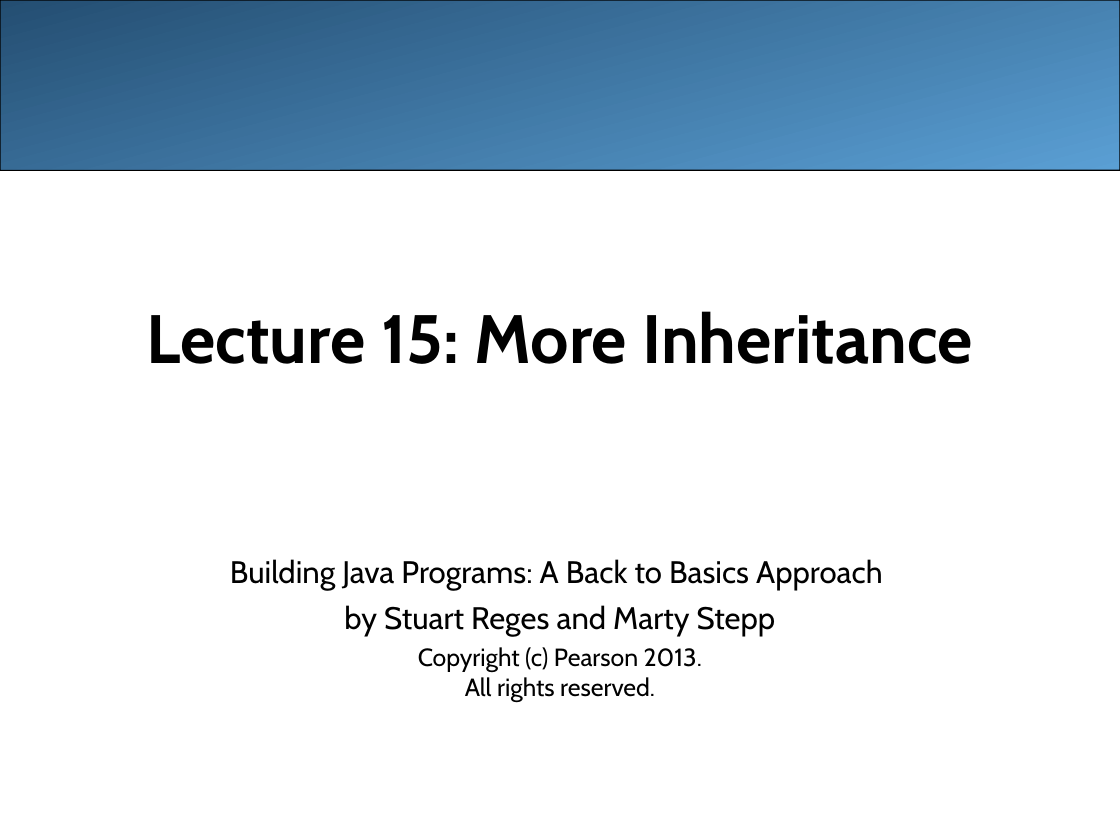
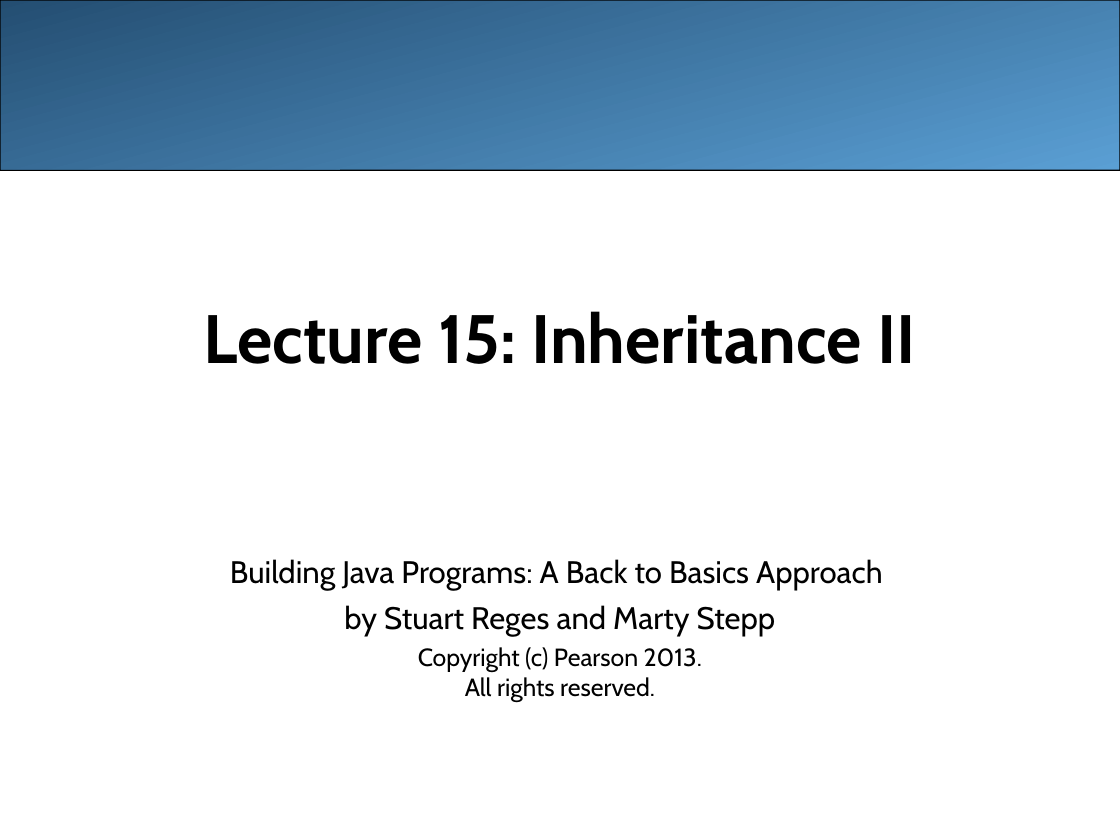
Before and after one commit to LongBaoNguyen/longbaonguyen.github.io, a slide deck: slide 1 of courses/apcsa/lecture15.ppt. Drawn at 1120x840 pixels with LibreOffice and Linux fonts; fonts in the diff are those of the drawing. Boxes give left, top, right and bottom in pixels: in the first picture for what was removed or moved away, otherwise in the second. Text is boxed around its words. In the diff, an @@ line names an element or a change of style, - is before the commit and + after.

Commit message:
inher2

```diff
--- a/courses/apcsa/lecture15.ppt
+++ b/courses/apcsa/lecture15.ppt
@@ title at [204, 311, 916, 364]: text changed @@
-Lecture 15: More Inheritance
+Lecture 15: Inheritance II
```
Also in this commit, not shown: 1 other slide changed, 6 other files.
